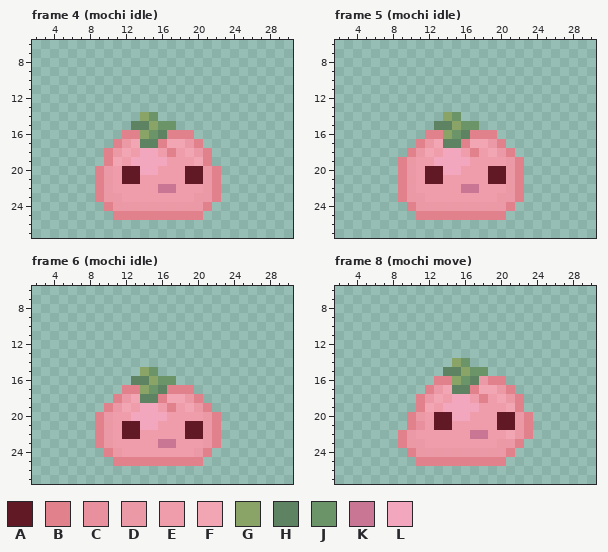
Edited in one commit: pixel-art file (Assets/Art/NPCs/sweet slimes.aseprite). That is the earlier state.
32x32 pixels, 40 frames. Colours within 5 levels of each other are drawn and written as one. Shown: frame 4 (mochi idle): x 2..30, y 6..27; frame 5 (mochi idle): x 2..30, y 6..27; frame 6 (mochi idle): x 2..30, y 6..27; frame 8 (mochi move): x 2..30, y 6..27. The commit also changed other frames, which this record leaves out.
Visible layers, top first: "hat", "other accessory", "face & outline", "jelly", "core".
Palette (. is transparent): A #611a25  B #e1818c  C #e8909d  D #f097a5f0  E #ef9cab  F #f8a4b3f0  G #89a466  H #5e8363  J #6b9468  K #c87694  L #f3a7be
Pixels before, frame 4 (mochi idle), first column x 9:
14 .....GJ.......
15 ....HHGJJ.....
16 ...BBGJHBBB...
17 ..BDFHHBFFDB..
18 .BDFELLEBEFDB.
19 .BFELLLLEEEFB.
20 BDEAALLEEEAADB
21 BDEAAEEEEEAADB
22 BDEEEEEKKEEEDB
23 BDDEEEEEEEEDDB
24 .BDDDDDDDDDDB.
25 ..BBBBBBBBBB..
Pixels before, frame 5 (mochi idle), first column x 9:
14 .....GJ.......
15 ....HHGJJ.....
16 ...BBGJHBBB...
17 ..BDFHHBFFDB..
18 .BDFELLEBEFDB.
19 BDEELLLLEEEEDB
20 BDEAALLEEEAADB
21 BDEAAEEEEEAADB
22 BDEEEEEKKEEEDB
23 BDDEEEEEEEEDDB
24 .BDDDDDDDDDDB.
25 ..BBBBBBBBBB..
Pixels before, frame 6 (mochi idle), first column x 9:
15 .....GJ.......
16 ....HHGJJ.....
17 ...BBGJHBBB...
18 ..BDFHHBFFDB..
19 .BDFELLEBEFDB.
20 BDEELLLLEEEEDB
21 BDEAALLEEEAADB
22 BDEAAEEEEEAADB
23 BDEEEEEKKEEEDB
24 .BDEEEEEEEEDB.
25 ..BBBBBBBBBB..
Pixels before, frame 8 (mochi move), first column x 9:
14 ......GJ.......
15 .....HHGJJ.....
16 ....BBGJHDBB...
17 ...BDFHHBFFDB..
18 ..BDFELLEBEFDB.
19 ..BFELLLLEEEFB.
20 .BDEAALLEEEAADB
21 .BCEAAEEEEEAADB
22 BDEEEEEEKKEEFDB
23 BDDEEEEEEEEDDB.
24 .BDDDDDDDDDDB..
25 ..BBBBBBBBBB...
And afterwards:
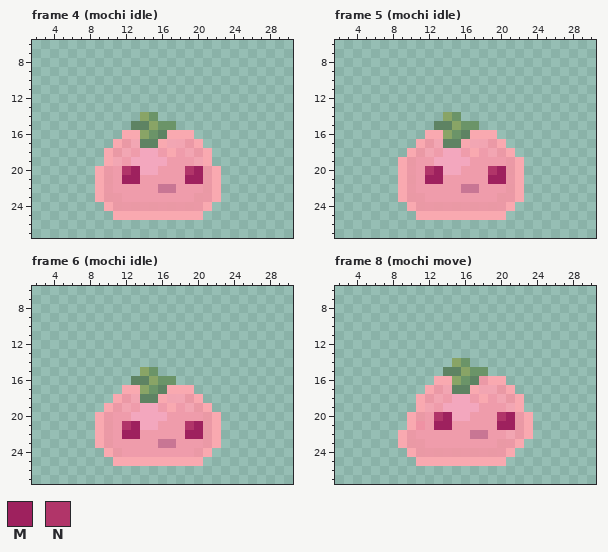
Colours new in this view: M #9e215e  N #b13569
Diff:
colour B: #e1818c -> #f9a9b0
colour C: #e8909d -> #ef92a4
Frame 4 (mochi idle), layer "face & outline":
y 20: x 12..13 AA -> NM; x 19..20 AA -> NM
y 21: x 12..13 AA -> MM; x 19..20 AA -> MM
Frame 5 (mochi idle), layer "face & outline": the same change as frame 4 (mochi idle)
Frame 6 (mochi idle), layer "face & outline":
y 21: x 12..13 AA -> NM; x 19..20 AA -> NM
y 22: x 12..13 AA -> MM; x 19..20 AA -> MM
Frame 8 (mochi move), layer "face & outline":
y 20: x 13..14 AA -> NM; x 20..21 AA -> NM
y 21: x 13..14 AA -> MM; x 20..21 AA -> MM
